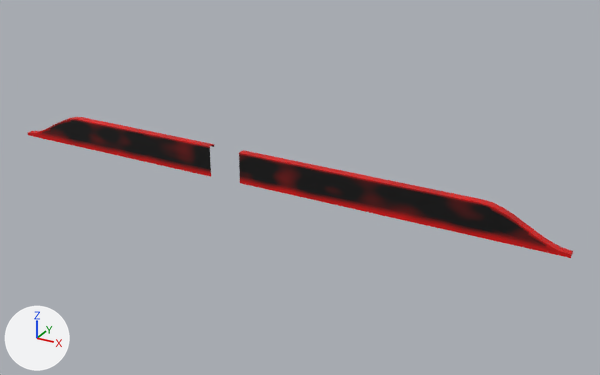
What one commit did to the glTF model public/assets/testmap/retaining_wall.glb.
Camera for both pictures: a 50 mm camera at (65.8, -51.2, 33.4) aimed at (29.1, 15.5, 0.1). Every picture has the same lights, and +X, +Y and +Z are marked at lower left. The older version comes first. Vertices at exactly the same position are counted once.

The scene before the commit, as lines of its bpy script (objects in view):
```python
me_retaining_wall = bpy.data.meshes.new('retaining_wall')
me_retaining_wall.from_pydata(...)  # 4058 vertices, 7606 faces; spans x -6.0..56.0, y 13.6..14.4, z 0.0..3.3
me_retaining_wall.materials.append(mat_wall_blend)
ob_retaining_wall = bpy.data.objects.new('retaining_wall', me_retaining_wall)
ob_retaining_wall.location = (0.0, 0.0, 0.0)
```
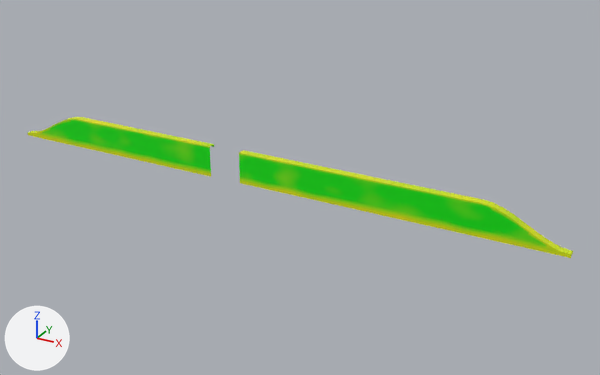
The change, as JSON lines over the scene's bpy script:
```json
{"block": "me_retaining_wall", "where": "me_retaining_wall.from_pydata(...)  # 4058 vertices, 7606 faces; spans x -6.0..56.0, y 13.6..14.4, z 0.0..3.3"}
{"block": "me_retaining_wall", "where": "# used by ob_retaining_wall; location = (0.0, 0.0, 0.0)"}
{"block": "me_retaining_wall", "change": "me_retaining_wall part 1: 1125 faces centred in x -3.8..54.1, y 13.6..14.4, z 0.3..3.2 are repainted in the vertex colours; the middle colour goes from red #be0000 to green #beff00"}
{"block": "me_retaining_wall", "change": "me_retaining_wall part 2: 1756 faces centred in x -6.0..56.0, y 13.6..14.4, z 0.0..3.3 are repainted in the vertex colours; the middle colour goes from red #ec0000 to yellow #ecff00"}
{"block": "me_retaining_wall", "change": "me_retaining_wall part 3: 1668 faces centred in x -3.2..53.7, y 13.6..14.4, z 0.5..3.2 are repainted in the vertex colours; the middle colour goes from dark red #550000 to green #55ff00"}
{"block": "me_retaining_wall", "change": "me_retaining_wall part 4: 3057 faces centred in x -1.9..51.6, y 13.6, z 0.7..3.0 are repainted in the vertex colours; the middle colour goes from black #000000 to green #00ff00"}
```

Changed parts and their boxes [x1, y1, x2, y2] in the pictures (600 x 375 px):
```json
{"part": 1, "of": "me_retaining_wall", "change": "recoloured", "before": [40, 119, 547, 249], "after": [40, 119, 547, 249]}
{"part": 2, "of": "me_retaining_wall", "change": "recoloured", "before": [28, 117, 573, 258], "after": [28, 117, 573, 258]}
{"part": 3, "of": "me_retaining_wall", "change": "recoloured", "before": [44, 119, 544, 246], "after": [44, 119, 544, 246]}
{"part": 4, "of": "me_retaining_wall", "change": "recoloured", "before": [52, 121, 521, 234], "after": [52, 121, 521, 234]}
```
